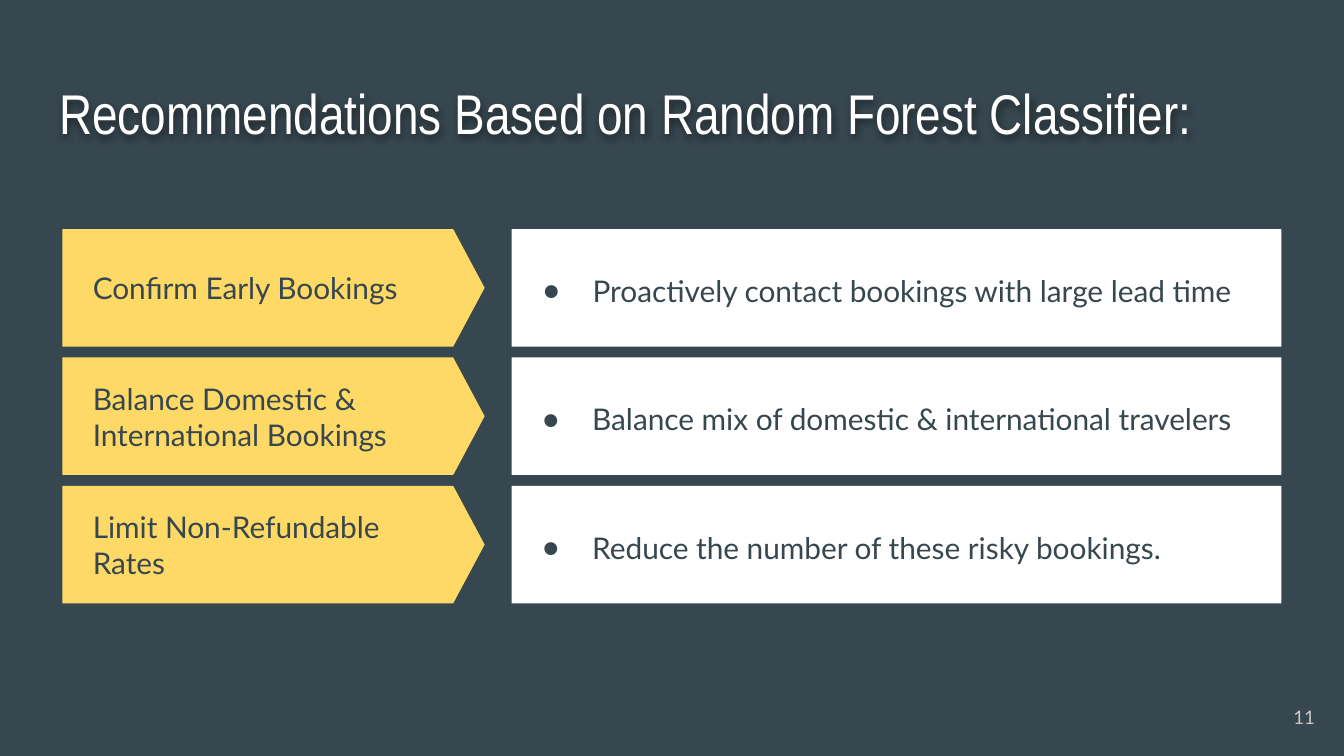
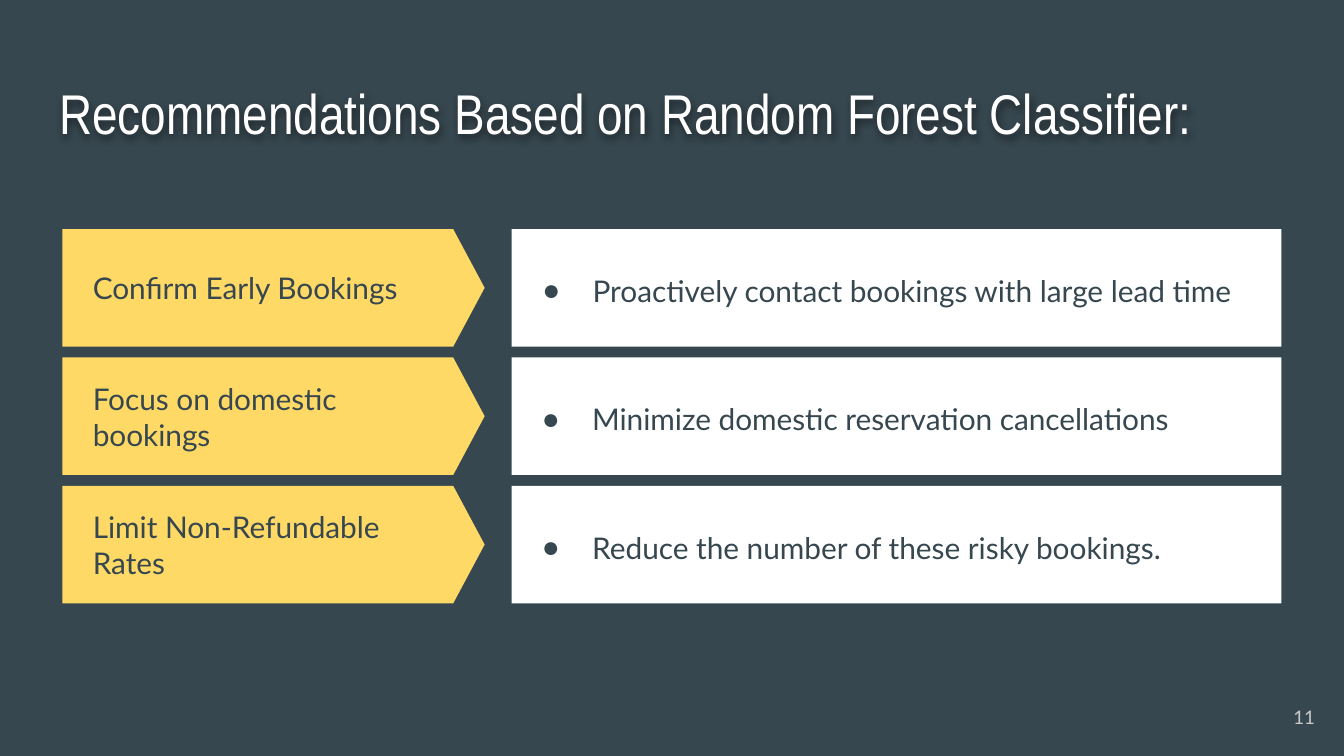
Before and after one commit to BenJMcCarty/Hotel_Cancel_Culture, a slide deck: slide 11 of Hotel_Cancel_Culture_Presentation.pptx. Drawn at 1344x756 pixels with LibreOffice and Linux fonts; fonts in the diff are those of the drawing. Boxes give left, top, right and bottom in pixels: in the first picture for what was removed or moved away, otherwise in the second. Text is boxed around its words. In the diff, an @@ line names an element or a change of style, - is before the commit and + after.

```diff
--- a/Hotel_Cancel_Culture_Presentation.pptx
+++ b/Hotel_Cancel_Culture_Presentation.pptx
@@ text at [93, 388, 337, 452]: text changed @@
-Balance Domestic & International Bookings
+Focus on domestic bookings
@@ text at [592, 408, 1169, 431]: text changed @@
-● Balance mix of domestic & international travelers
+● Minimize domestic reservation cancellations
```
Also in this commit, not shown: 6 other slides changed, 1 slide added, 1 slide removed, 2 other files.
